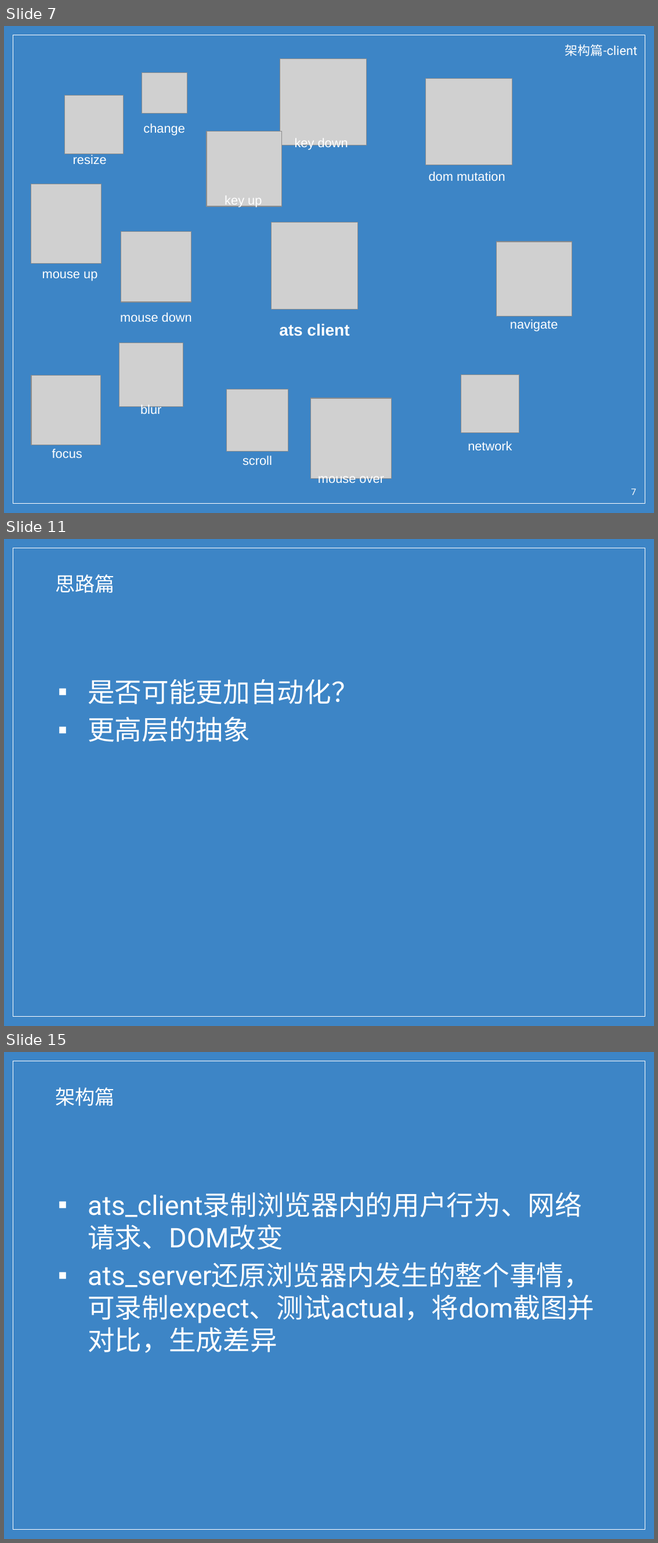
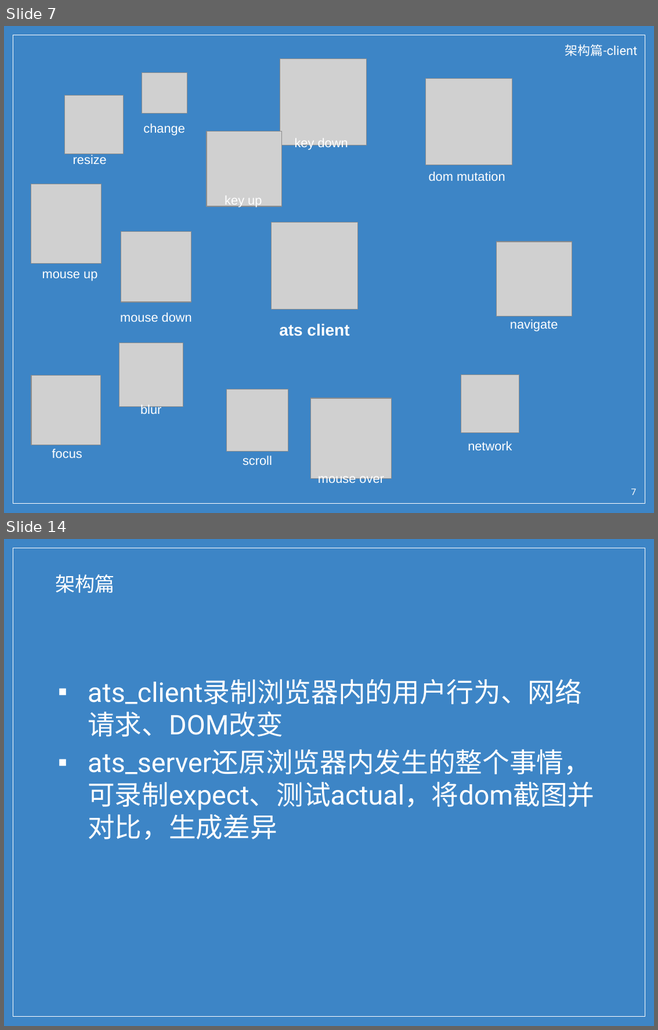
Before and after one commit to wu0792/ats_client, a slide deck: ext/share.pptx. Shown one above the other, each under a label of ours: slides 7, 11 and 15 before the commit, slides 7 and 14 after it; the slides between them are not shown. The pictures are 658x1543 and 658x1030 pixels, drawn with LibreOffice and Linux fonts; fonts in the diff are those of the drawing; grey boxes stand for pictures; background and template pictures are left out. Boxes give left, top, right and bottom in pixels: in the first picture for what was removed or moved away, otherwise in the second. Text is boxed around its words. In the diff, an @@ line names an element or a change of style, - is before the commit and + after.

```diff
--- a/ext/share.pptx
+++ b/ext/share.pptx
@@ slide 11 removed at [4,539,654,1026], background picture (left out); not listed: 1 template element that a slide beside it also shows @@
@@ title removed at [55,574,115,593] @@
-思路篇
@@ text removed at [88,679,358,742] @@
-▪ 是否可能更加自动化？
-▪ 更高层的抽象
@@ what was slide 15 is now slide 14 @@
```
Also in this commit, not shown: 6 slides changed, 2 slides added, 2 other slides removed.
